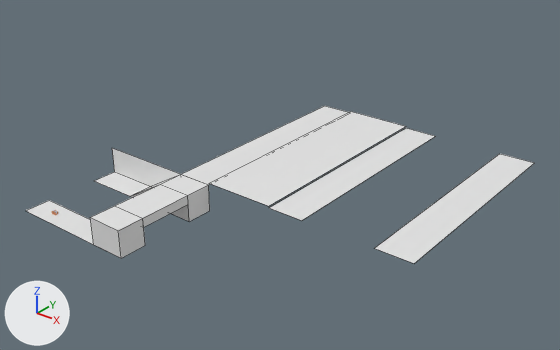
The Blender file assets/Deliver Yourself Assets.blend as it was, and as the next commit left it.
Before and after are seen from a 50 mm lens placed at (62.3, -40.6, 38.7), pointed at (15.8, 17.5, 2.6). Lighting does not change. The marker at lower left points along +X, +Y and +Z. Mesh edges are drawn as thin lines on the coarser meshes.
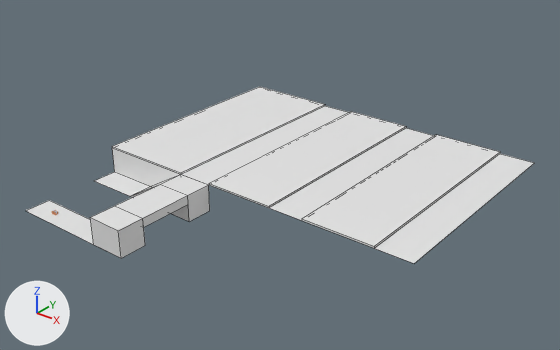
Boxes [x1, y1, x2, y2] around the edits, measured in the pictures (560 x 350 px):
'Plane.017', added
    after: [302, 135, 500, 248]
'Plane.018', added
    after: [112, 87, 325, 174]
'Plane.016', reshaped
    before: [210, 111, 406, 206]
    after: [209, 111, 406, 208]

What the commit changed:
me_plane_018 has 4 vertices, 1 face and spans x 8.0..16.0, y -2.0..24.0, z 0.2.
me_plane_018 is used by ob_plane_016; location (4.0, 12.5, 3.0).
Verts and faces of me_plane_018; kept vertices keep their numbers, new ones are numbered from 4.
Before the commit, vertices of me_plane_018: 0 (8.0, -2.0, 0.2) at pixel (208, 183), 1 (16.0, -2.0, 0.2) at pixel (268, 206), 2 (8.0, 24.0, 0.2) at pixel (350, 111), 3 (16.0, 24.0, 0.2) at pixel (406, 126).
Part 1, on me_plane_018:
Faces deleted: (0, 1, 3, 2).
New vertices 4 to 7 stand at vertices 0 to 3, in that order, plus (0.0, 0.0, -0.2).
New faces: (0, 2, 3, 1), (4, 5, 7, 6), (2, 6, 7, 3), (0, 1, 5, 4), (1, 3, 7, 5), (0, 4, 6, 2).
Mesh me_plane_020 is new.
It is a box spanning x 5.0..16.0, y -2.0..24.0, z 0.0..0.2.
Mesh me_plane_019 is new.
It is a box spanning x 8.0..16.0, y -2.0..24.0, z 0.0..0.2.
Object 'Plane.018' (ob_plane_018) is new; it shows me_plane_020.
Its location is (-8.0, 12.5, 3.0).
Object 'Plane.017' (ob_plane_017) is new; it shows me_plane_019.
Its location is (16.0, 12.5, 3.0).
